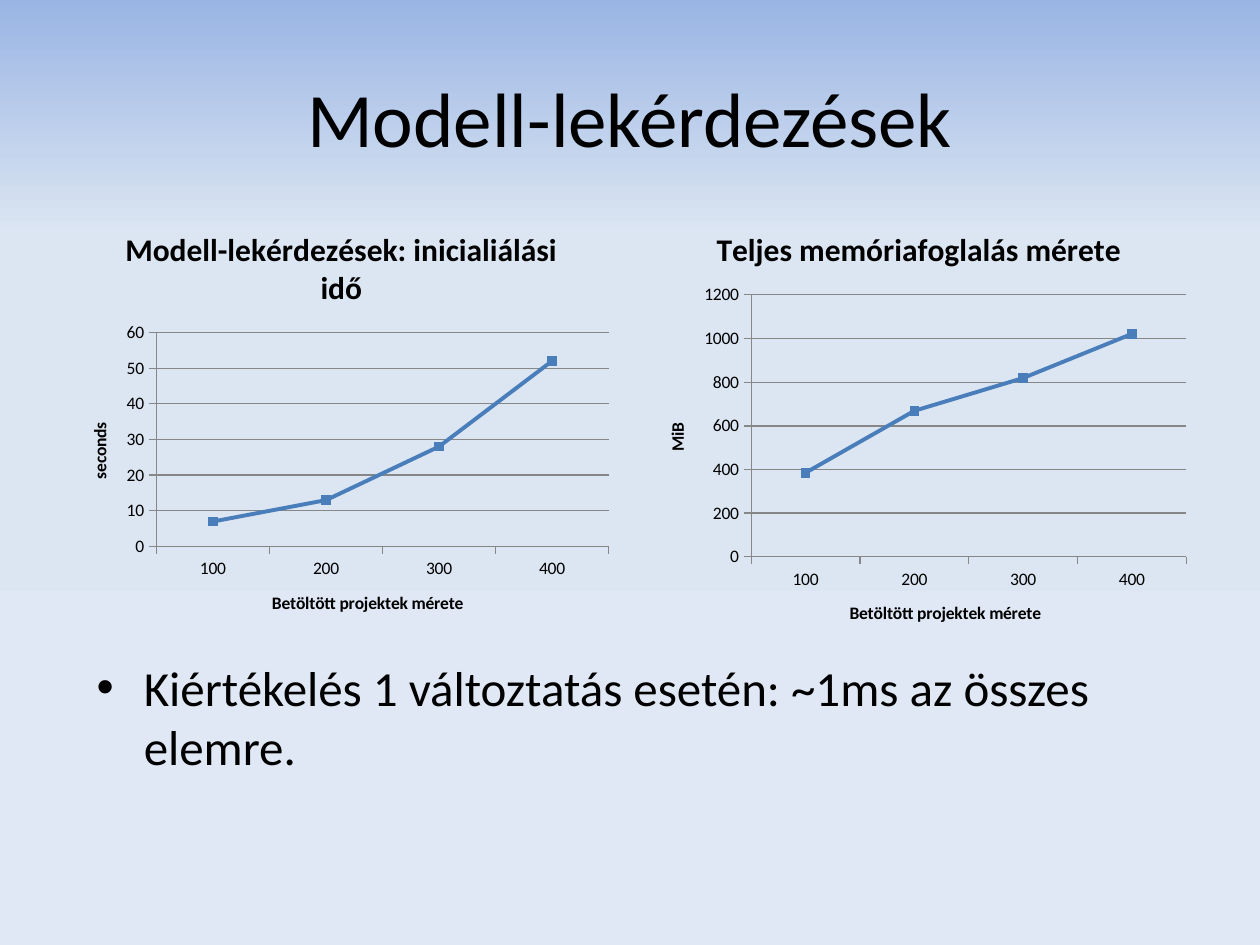
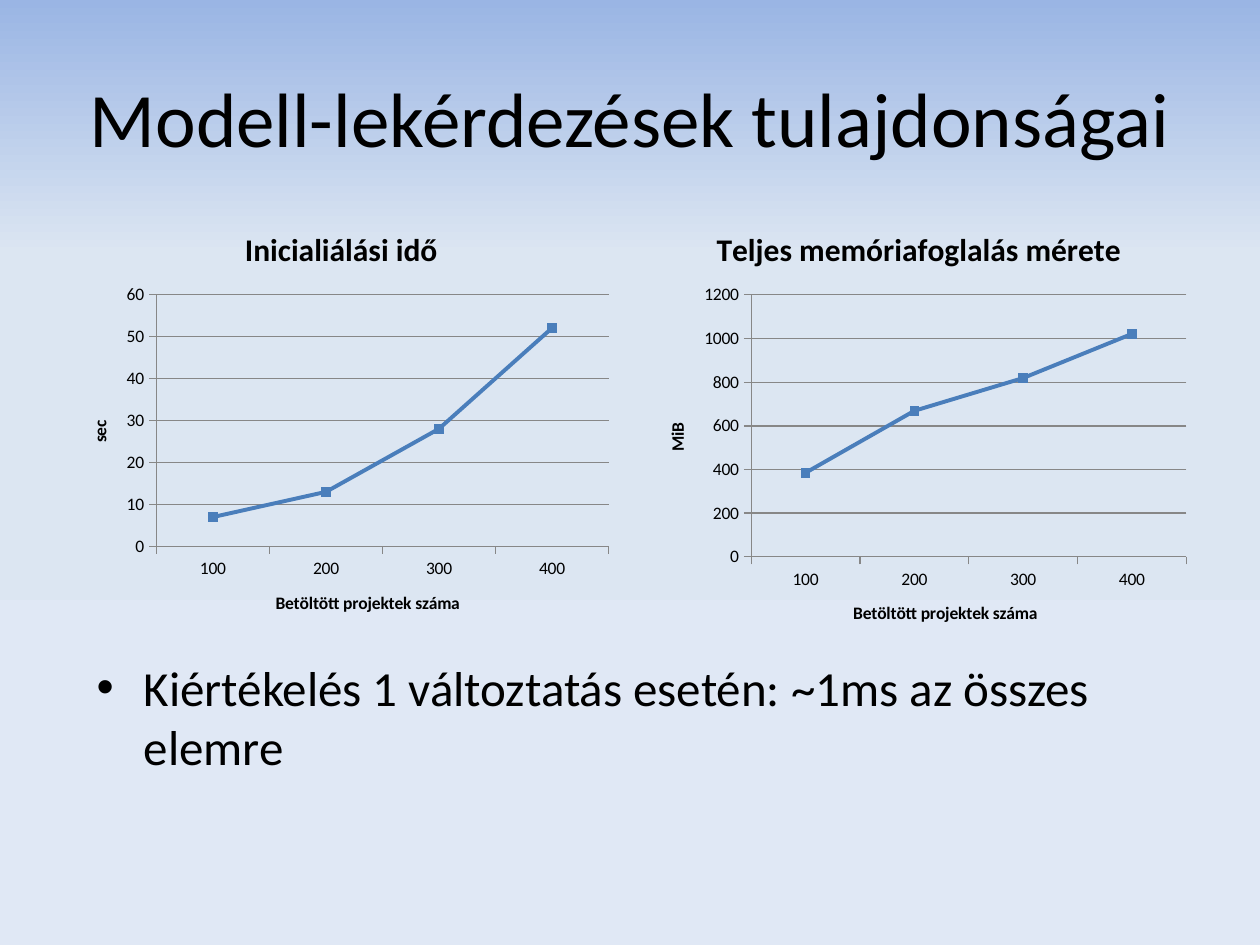
Before and after one commit to donat/incquery-deps, a slide deck: slide 16 of incquery-deps-documentation/presentation/tdk_pres_hu_v2.pptx. Drawn at 1260x945 pixels with LibreOffice and Linux fonts; fonts in the diff are those of the drawing. Boxes give left, top, right and bottom in pixels: in the first picture for what was removed or moved away, otherwise in the second. Text is boxed around its words. In the diff, an @@ line names an element or a change of style, - is before the commit and + after.

```diff
--- a/incquery-deps-documentation/presentation/tdk_pres_hu_v2.pptx
+++ b/incquery-deps-documentation/presentation/tdk_pres_hu_v2.pptx
@@ title at (90,93,1169,161): text changed @@
-Modell-lekérdezések
+Modell-lekérdezések tulajdonságai
@@ line chart at (63,210,620,641) @@
@@ title "Modell-lekérdezések: inicialiálási idő" to "Inicialiálási idő" @@
@@ category axis title "Betöltött projektek mérete" to "Betöltött projektek száma" @@
@@ value axis title "seconds" to "sec" @@
@@ line chart at (640,210,1197,651) @@
@@ category axis title "Betöltött projektek mérete" to "Betöltött projektek száma" @@
@@ text at (144,672,1089,766): text changed @@
-• Kiértékelés 1 változtatás esetén: ~1ms az összes elemre.
+• Kiértékelés 1 változtatás esetén: ~1ms az összes elemre
```
Also in this commit, not shown: 9 other slides changed.
